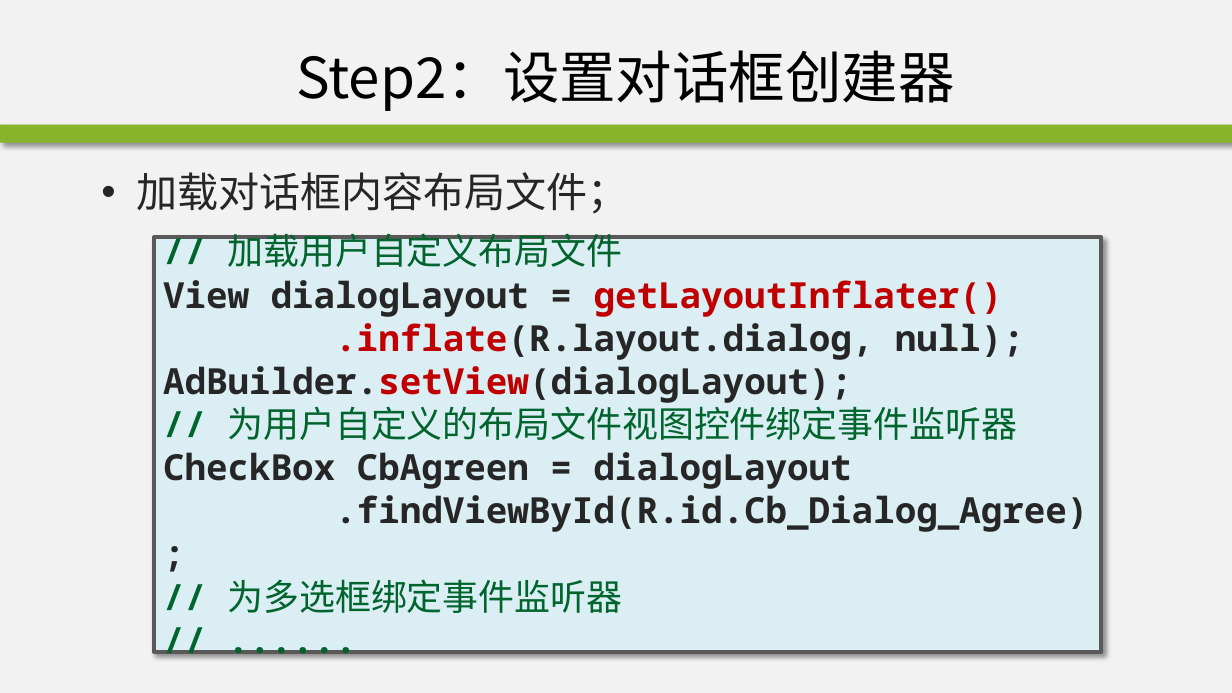
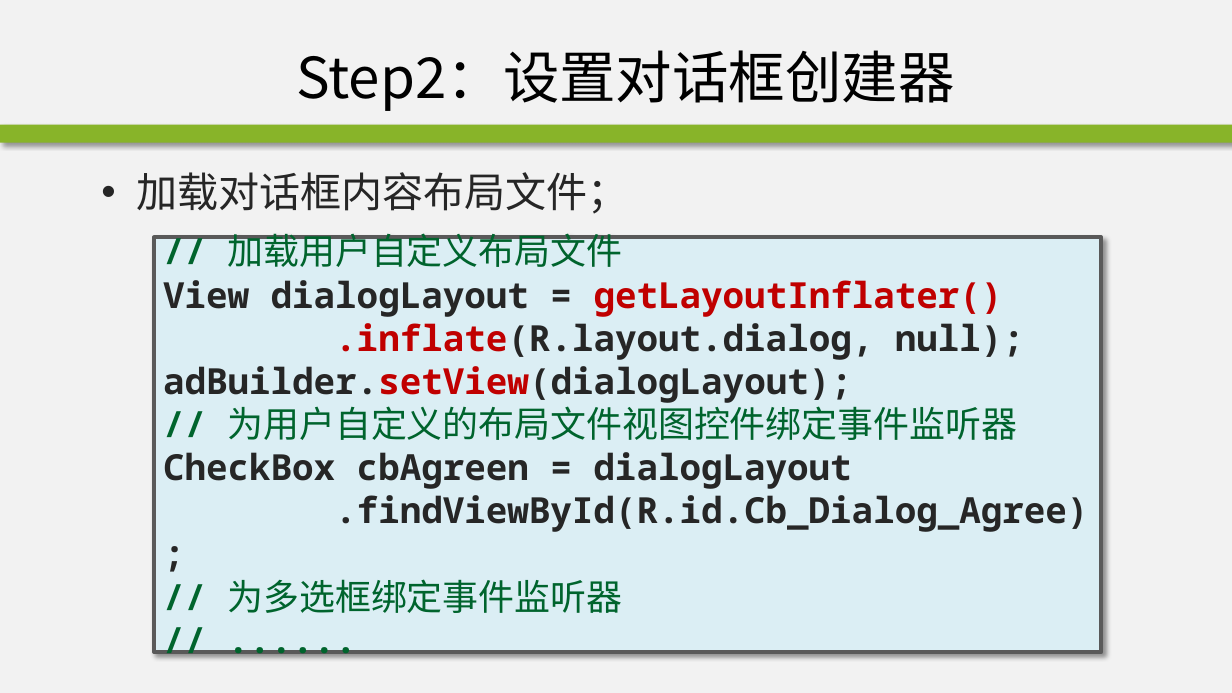
Before and after one commit to edu2act/course-android, a slide deck: slide 17 of materials/slides/ch02-4.pptx. Drawn at 1232x693 pixels with LibreOffice and Linux fonts; fonts in the diff are those of the drawing; background and template pictures are left out. Boxes give left, top, right and bottom in pixels: in the first picture for what was removed or moved away, otherwise in the second. Text is boxed around its words. In the diff, an @@ line names an element or a change of style, - is before the commit and + after.

```diff
--- a/materials/slides/ch02-4.pptx
+++ b/materials/slides/ch02-4.pptx
@@ text in rectangle at bbox=[163, 366, 852, 403]: text changed @@
-AdBuilder.setView(dialogLayout);
+adBuilder.setView(dialogLayout);
@@ text in rectangle at bbox=[163, 452, 851, 489]: text changed @@
-CheckBox CbAgreen = dialogLayout
+CheckBox cbAgreen = dialogLayout
```
Also in this commit, not shown: 17 other slides changed, 1 slide added, 1 other file.
